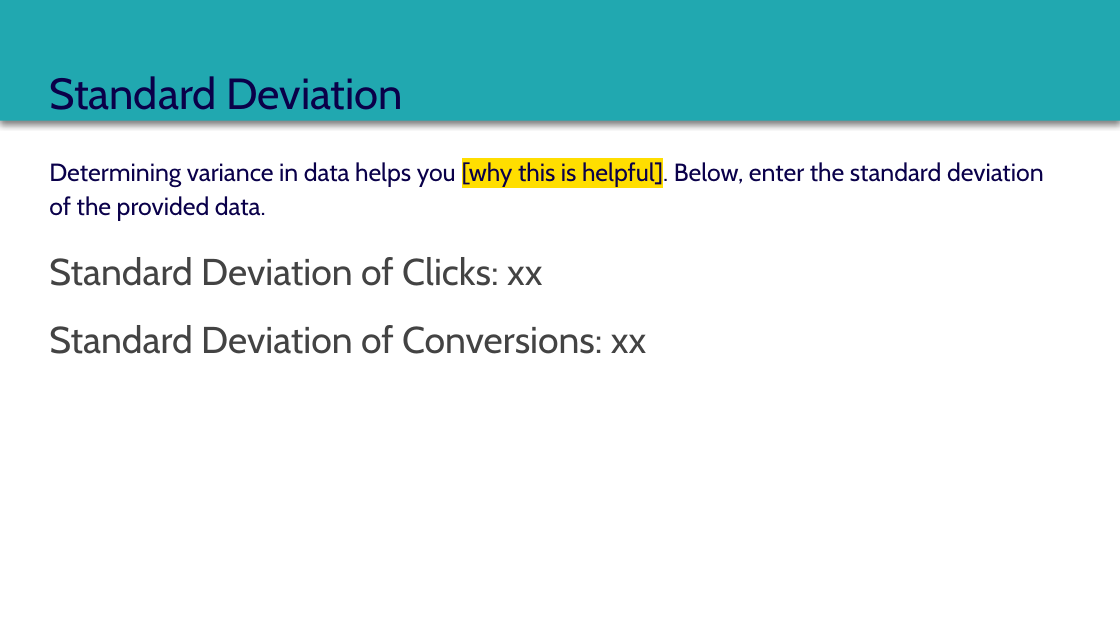
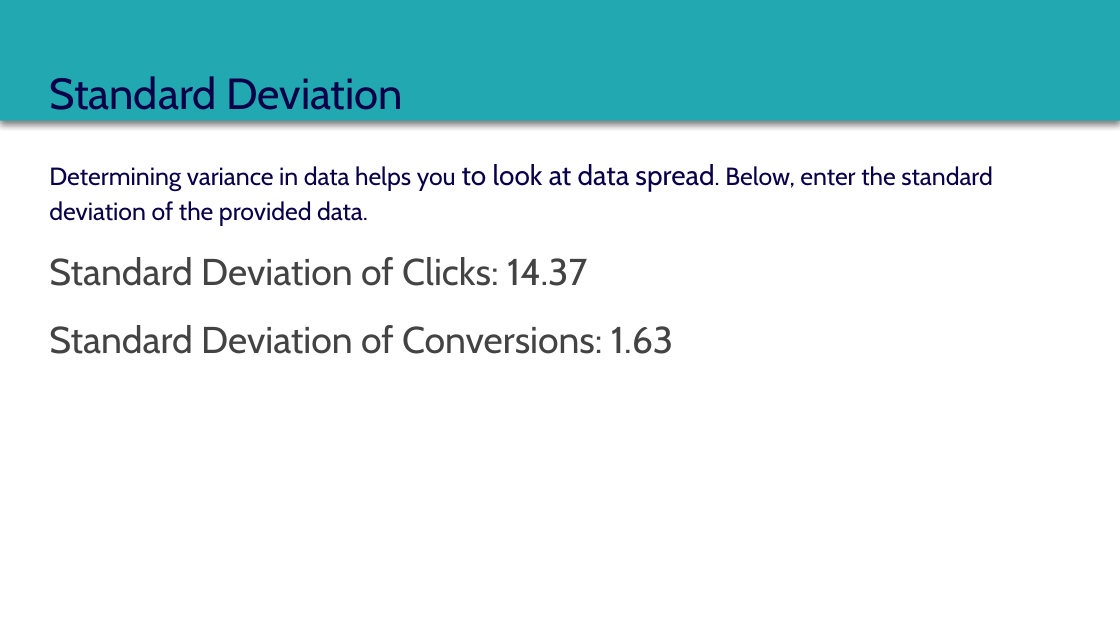
Before and after one commit to dennislamcv1/MetaMarketingAnalytics, a slide deck: slide 4 of Statistics for Marketing/Course 3 Capstone Deck.pptx (slide 5 before the commit). Drawn at 1120x630 pixels with LibreOffice and Linux fonts; fonts in the diff are those of the drawing. Boxes give left, top, right and bottom in pixels: in the first picture for what was removed or moved away, otherwise in the second. Text is boxed around its words. In the diff, an @@ line names an element or a change of style, - is before the commit and + after.

```diff
--- a/Statistics for Marketing/Course 3 Capstone Deck.pptx
+++ b/Statistics for Marketing/Course 3 Capstone Deck.pptx
@@ text at [49,164,993,225]: text changed @@
-Determining variance in data helps you [why this is helpful]. Below, enter the standard deviation of the provided data.
+Determining variance in data helps you to look at data spread. Below, enter the standard deviation of the provided data.
@@ text at [49,257,587,286]: text changed @@
-Standard Deviation of Clicks: xx
+Standard Deviation of Clicks: 14.37
@@ text at [49,325,673,354]: text changed @@
-Standard Deviation of Conversions: xx
+Standard Deviation of Conversions: 1.63
```
Also in this commit, not shown: 14 other slides changed, 1 slide removed, 7 other files.
